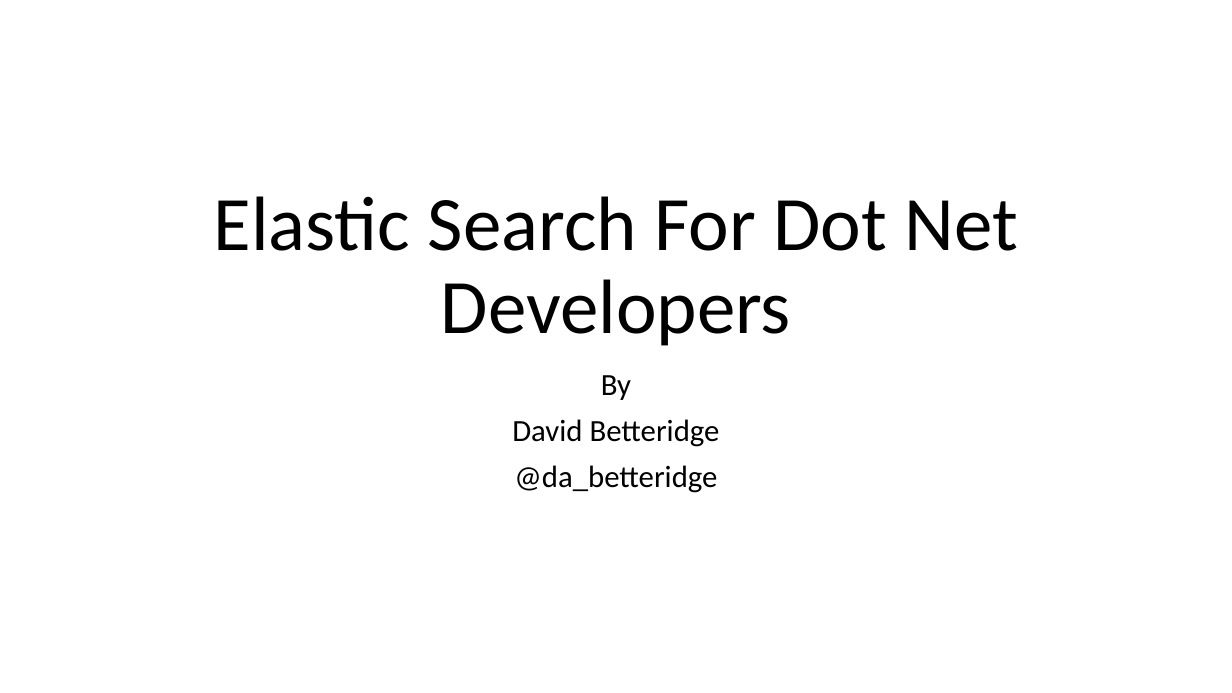
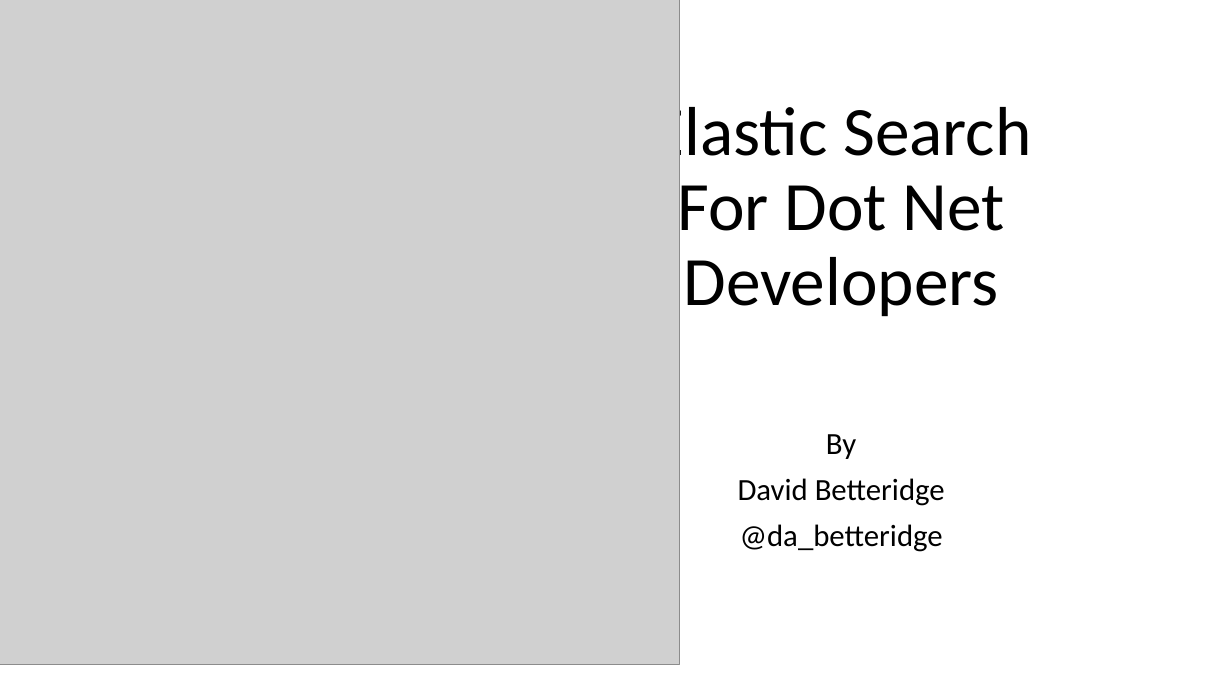
Before and after one commit to DavidBetteridge/ElasticSearchTalk, a slide deck: slide 1 of Elastic Search Talk.pptx. Drawn at 1232x693 pixels with LibreOffice and Linux fonts; fonts in the diff are those of the drawing; grey boxes stand for pictures. Boxes give left, top, right and bottom in pixels: in the first picture for what was removed or moved away, otherwise in the second. Text is boxed around its words. In the diff, an @@ line names an element or a change of style, - is before the commit and + after.

```diff
--- a/Elastic Search Talk.pptx
+++ b/Elastic Search Talk.pptx
@@ picture added at <box>0,0,679,665</box> @@
@@ title "Elastic Search For Dot Net ...": place and size @@
-title "Elastic Search For Dot Net ..." at <box>214,196,1018,346</box>
+title "Elastic Search For Dot Net ..." at <box>651,98,1031,317</box>
@@ title "Elastic Search For Dot Net ..." at <box>651,98,1031,317</box>: size 60 to 54 pt @@
@@ subtitle "By": place and size @@
-subtitle "By" at <box>512,375,720,493</box>
+subtitle "By" at <box>738,434,945,552</box>
```
Also in this commit, not shown: 1 other slide changed, 7 slides added, 4 slides removed, 20 other files.
